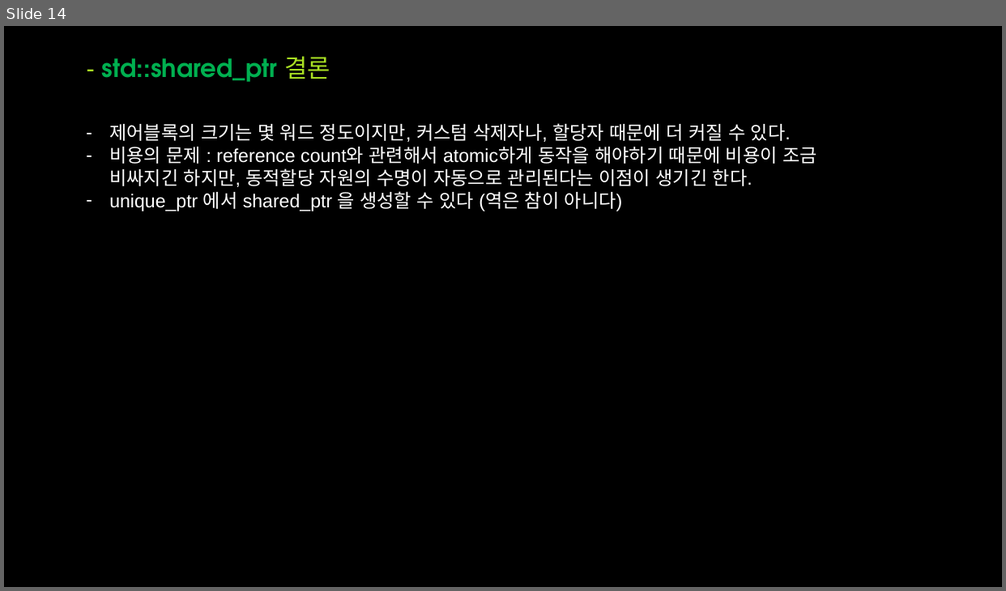
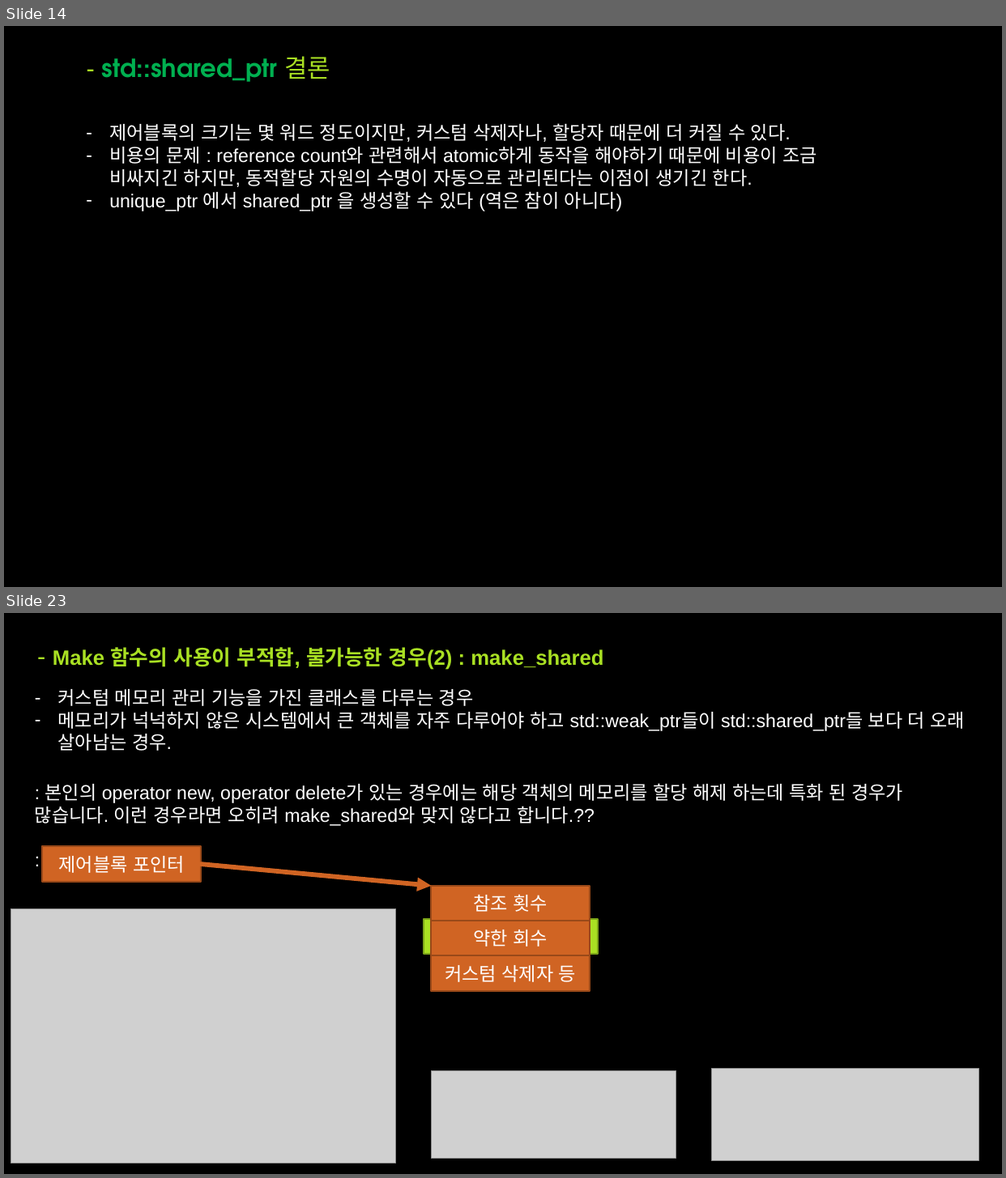
Before and after one commit to OptimizationStudy/Repo2018, a slide deck: PPT/ModernCppStudy_7_(18~22).pptx. Shown one above the other, each under a label of ours: slide 14 before the commit, slides 14 and 23 after it; the slides between them are not shown. The pictures are 1006x591 and 1006x1178 pixels, drawn with LibreOffice and Linux fonts; fonts in the diff are those of the drawing; grey boxes stand for pictures; background and template pictures are left out. Boxes give left, top, right and bottom in pixels: in the first picture for what was removed or moved away, otherwise in the second. Text is boxed around its words. In the diff, an @@ line names an element or a change of style, - is before the commit and + after.

```diff
--- a/PPT/ModernCppStudy_7_(18~22).pptx
+++ b/PPT/ModernCppStudy_7_(18~22).pptx
@@ slide 23 added at <box>4,613,1002,1174</box>, background picture (left out) @@
@@ title added at <box>53,647,603,670</box>, 20 pt, text #A9E023, bold @@
+- Make 함수의 사용이 부적합, 불가능한 경우(2) : make_shared
@@ text added at <box>58,689,965,751</box>, 18 pt, text #FFFFFF @@
+– 커스텀 메모리 관리 기능을 가진 클래스를 다루는 경우
+– 메모리가 넉넉하지 않은 시스템에서 큰 객체를 자주 다루어야 하고 std::weak_ptr들이 std::shared_ptr들 보다 더 오래 살아남는 경우.
@@ text added at <box>35,783,903,826</box>, 18 pt, text #FFFFFF @@
+: 본인의 operator new, operator delete가 있는 경우에는 해당 객체의 메모리를 할당 해제 하는데 특화 된 경우가 많습니다. 이런 경우라면 오히려 make_shared와 맞지 않다고 합니다.??
+:
@@ group added at <box>42,846,590,991</box>: 4 rectangles, 1 arrow @@
+제어블록 포인터
+참조 횟수
+약한 회수
+커스텀 삭제자 등
@@ picture added at <box>10,909,395,1163</box> @@
@@ rectangle added at <box>424,919,598,954</box>, fill #A9E023, outline #7DA61A 1.5 pt @@
@@ picture added at <box>432,1071,676,1159</box> @@
@@ picture added at <box>711,1069,978,1161</box> @@
```
Also in this commit, not shown: 15 other slides added.
